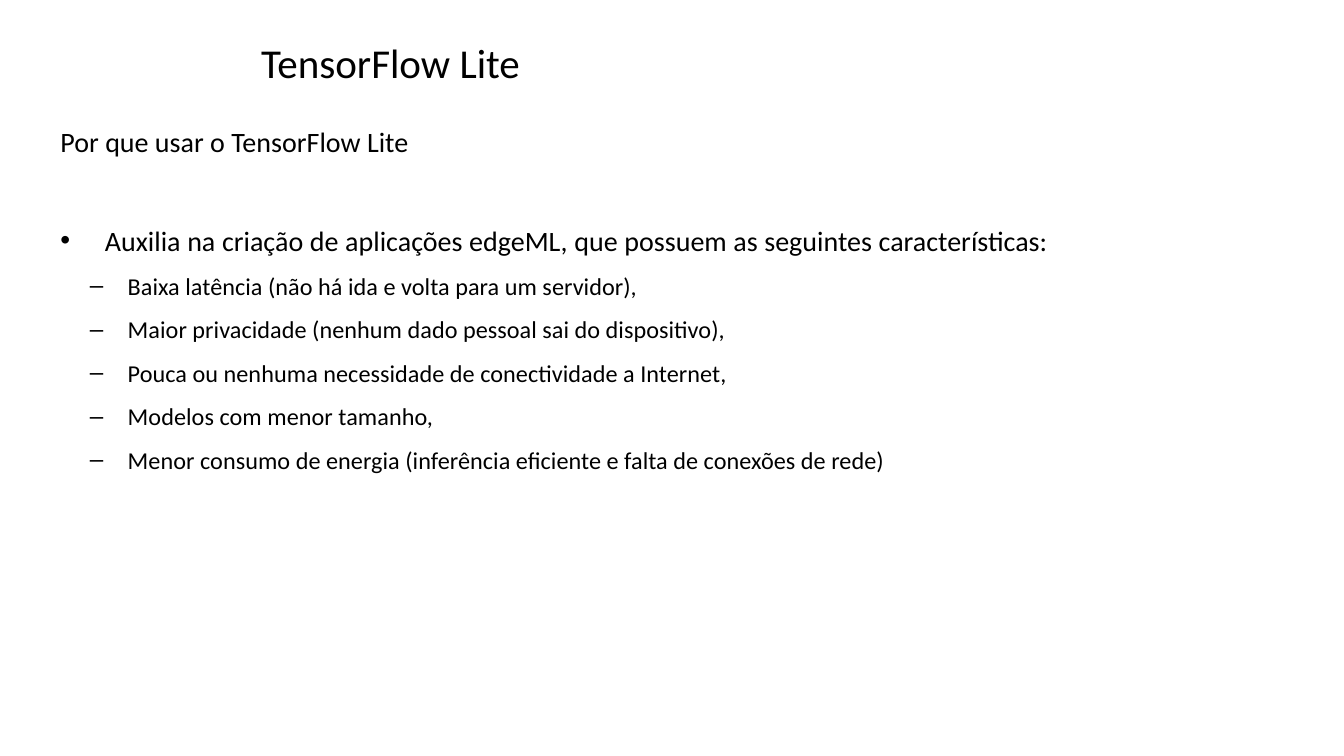
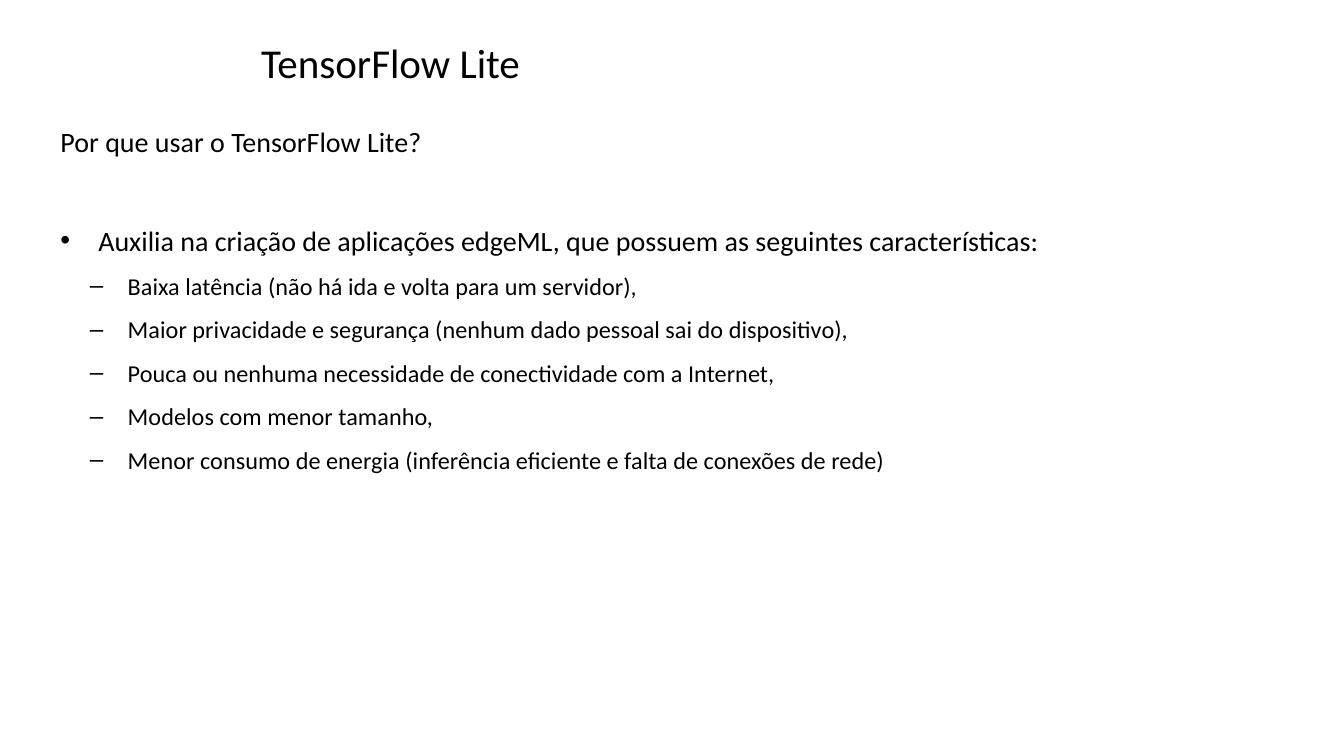
Before and after one commit to zz4fap/tp557-iot-ml, a slide deck: slide 17 of slides/TP557_14_introducao_tensorflowlite.pptx (slide 16 before the commit). Drawn at 1344x756 pixels with LibreOffice and Linux fonts; fonts in the diff are those of the drawing; background and template pictures are left out. Boxes give left, top, right and bottom in pixels: in the first picture for what was removed or moved away, otherwise in the second. Text is boxed around its words. In the diff, an @@ line names an element or a change of style, - is before the commit and + after.

```diff
--- a/slides/TP557_14_introducao_tensorflowlite.pptx
+++ b/slides/TP557_14_introducao_tensorflowlite.pptx
@@ text at box(60, 132, 421, 157): text changed @@
-Por que usar o TensorFlow Lite
+Por que usar o TensorFlow Lite?
@@ text at box(128, 320, 848, 385): text changed @@
-  – Maior privacidade (nenhum dado pessoal sai do dispositivo),
-  – Pouca ou nenhuma necessidade de conectividade a Internet,
+  – Maior privacidade e segurança (nenhum dado pessoal sai do dispositivo),
+  – Pouca ou nenhuma necessidade de conectividade com a Internet,
```
Also in this commit, not shown: 26 other slides changed.
